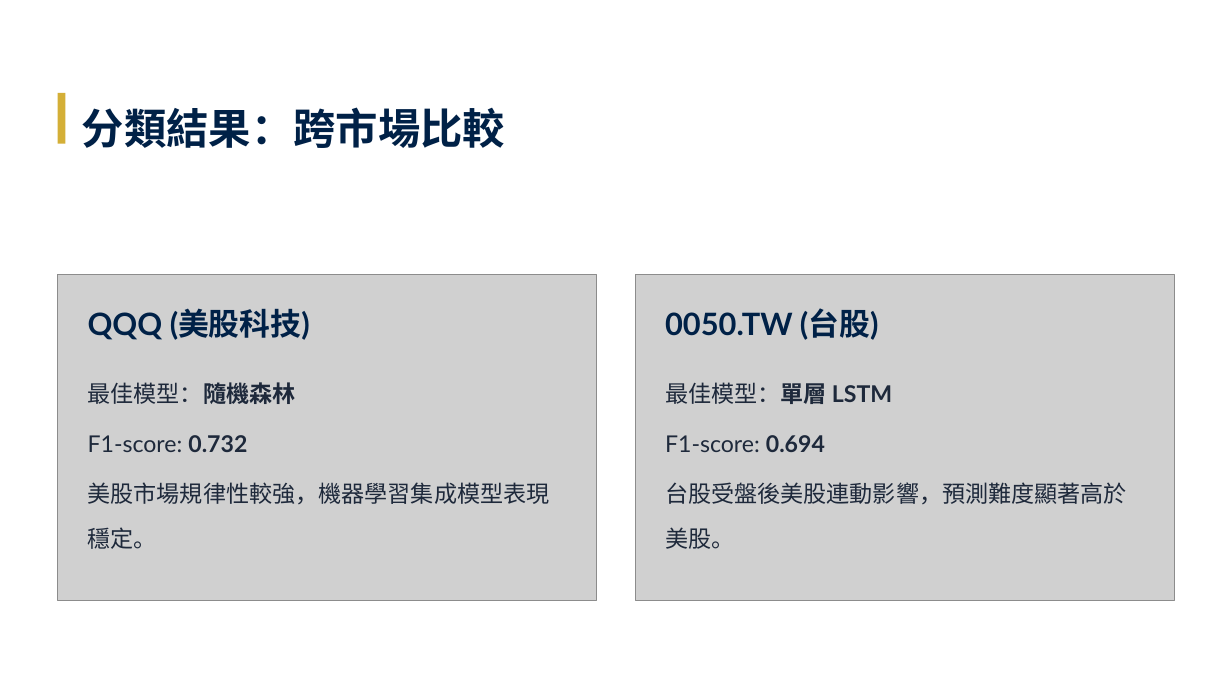
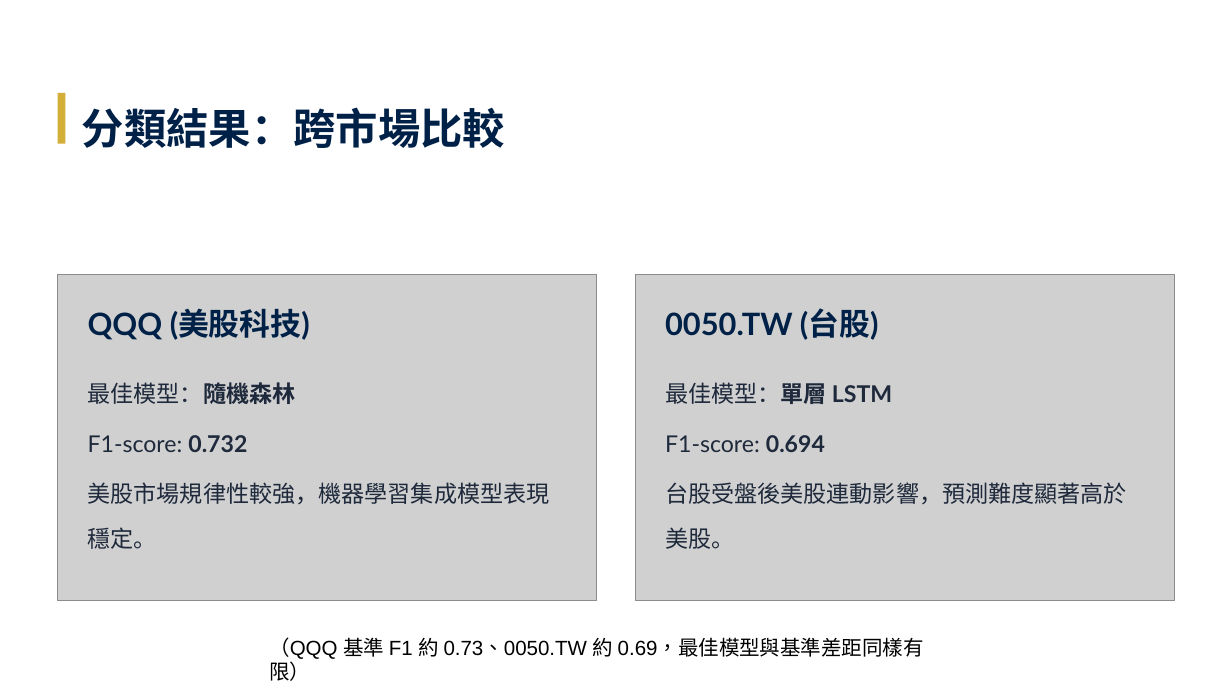
Before and after one commit to Tzu-Lin/ETF-AI-Project, a slide deck: slide 14 of 林子瑜-LLM_ETF.pptx. Drawn at 1232x693 pixels with LibreOffice and Linux fonts; fonts in the diff are those of the drawing; grey boxes stand for pictures. Boxes give left, top, right and bottom in pixels: in the first picture for what was removed or moved away, otherwise in the second. Text is boxed around its words. In the diff, an @@ line names an element or a change of style, - is before the commit and + after.

```diff
--- a/林子瑜-LLM_ETF.pptx
+++ b/林子瑜-LLM_ETF.pptx
@@ text added at <box>269,637,924,681</box>, 16 pt, text #000000 @@
+（QQQ 基準 F1 約 0.73、0050.TW 約 0.69，最佳模型與基準差距同樣有限）
```
Also in this commit, not shown: 12 other slides changed, 5 other files.
